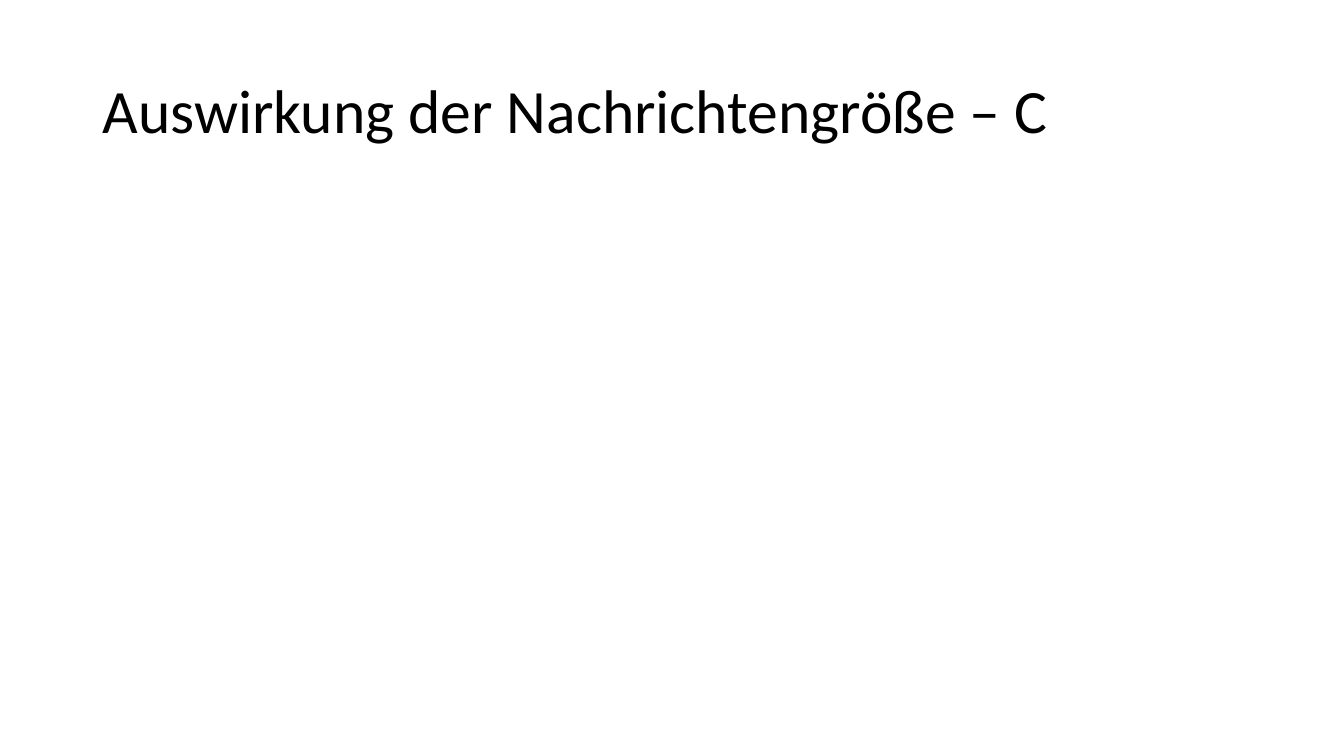
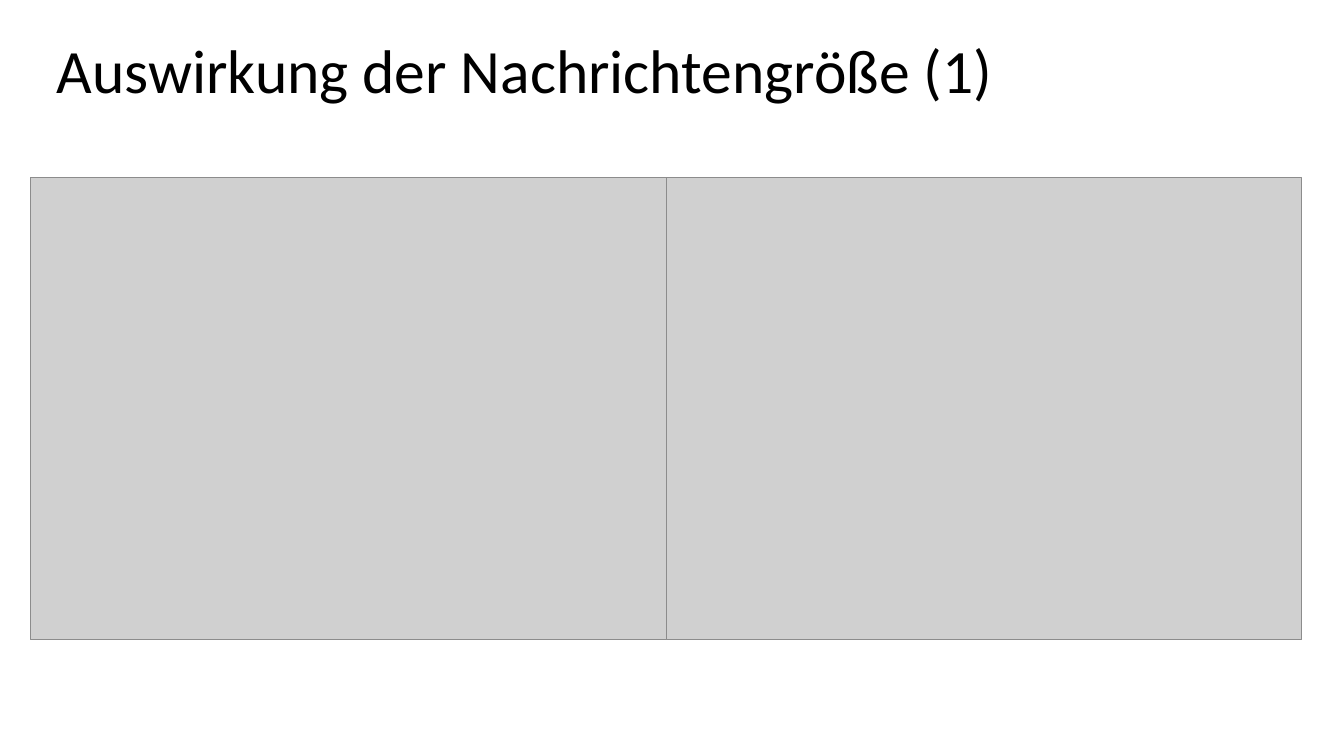
Before and after one commit to ZeraPain/MQTT-Benchmark, a slide deck: slide 5 of documents/MQTT-Benchmark.pptx. Drawn at 1344x756 pixels with LibreOffice and Linux fonts; fonts in the diff are those of the drawing; grey boxes stand for pictures; background and template pictures are left out. Boxes give left, top, right and bottom in pixels: in the first picture for what was removed or moved away, otherwise in the second. Text is boxed around its words. In the diff, an @@ line names an element or a change of style, - is before the commit and + after.

```diff
--- a/documents/MQTT-Benchmark.pptx
+++ b/documents/MQTT-Benchmark.pptx
@@ title at (57,48,992,104): text changed @@
-Auswirkung der Nachrichtengröße – C
+Auswirkung der Nachrichtengröße (1)
@@ picture added at (30,177,666,639) @@
@@ picture added at (666,177,1303,639) @@
```
Also in this commit, not shown: 3 other slides changed, 2 slides added, 2 slides removed, 7 other files.
